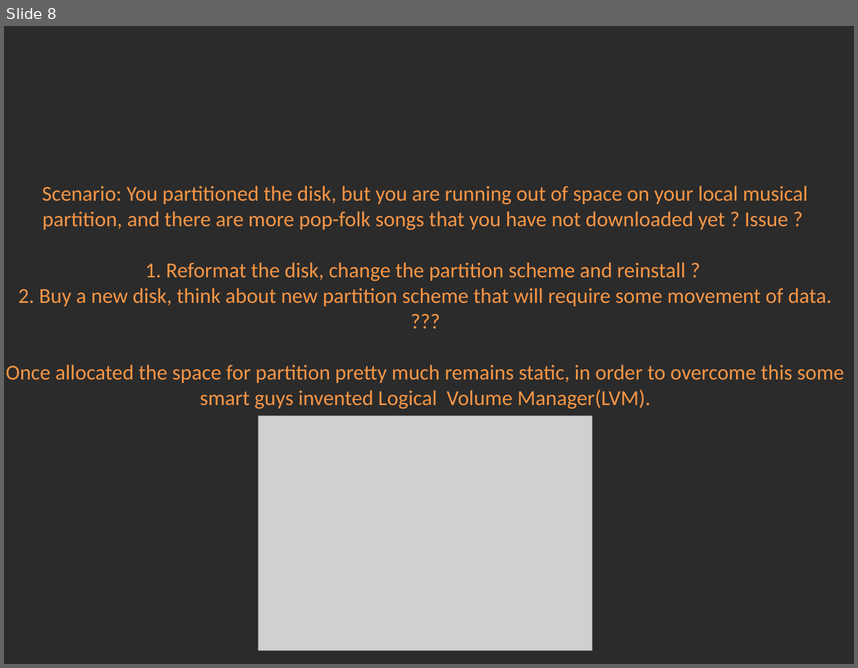
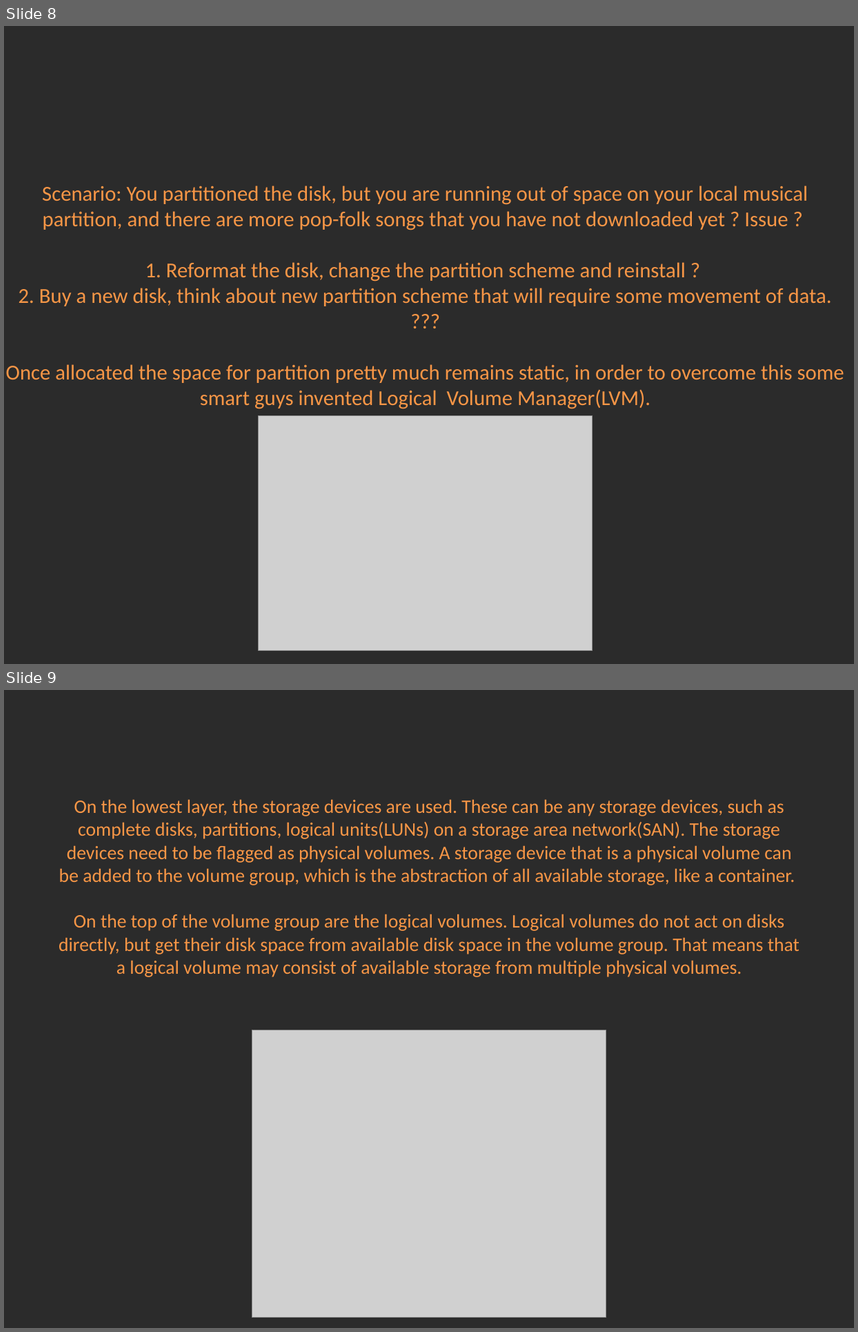
Before and after one commit to Academy-Soft-Intellect/Linux-Course, a slide deck: 8.PartitionsLVMFilesystems/08-PartitionsLVMFileSystems.pptx. Shown one above the other, each under a label of ours: slide 8 before the commit, slides 8 and 9 after it. The pictures are 858x668 and 858x1332 pixels, drawn with LibreOffice and Linux fonts; fonts in the diff are those of the drawing; grey boxes stand for pictures; background and template pictures are left out; a plain dark background stands for a picture behind light text. Boxes give left, top, right and bottom in pixels: in the first picture for what was removed or moved away, otherwise in the second. Text is boxed around its words. In the diff, an @@ line names an element or a change of style, - is before the commit and + after.

```diff
--- a/8.PartitionsLVMFilesystems/08-PartitionsLVMFileSystems.pptx
+++ b/8.PartitionsLVMFilesystems/08-PartitionsLVMFileSystems.pptx
@@ slide 9 added at (x1=4, y1=690, x2=854, y2=1328), background picture (left out) @@
@@ title added at (x1=59, y1=799, x2=800, y2=977), 16.2 pt, text #F79646 @@
+On the lowest layer, the storage devices are used. These can be any storage devices, such as complete disks, partitions, logical units(LUNs) on a storage area network(SAN). The storage devices need to be flagged as physical volumes. A storage device that is a physical volume can be added to the volume group, which is the abstraction of all available storage, like a container.
+On the top of the volume group are the logical volumes. Logical volumes do not act on disks directly, but get their disk space from available disk space in the volume group. That means that a logical volume may consist of available storage from multiple physical volumes.
@@ picture added at (x1=252, y1=1030, x2=606, y2=1317) @@
```
Also in this commit, not shown: 1 slide changed, 2 other slides added, 1 other file.
